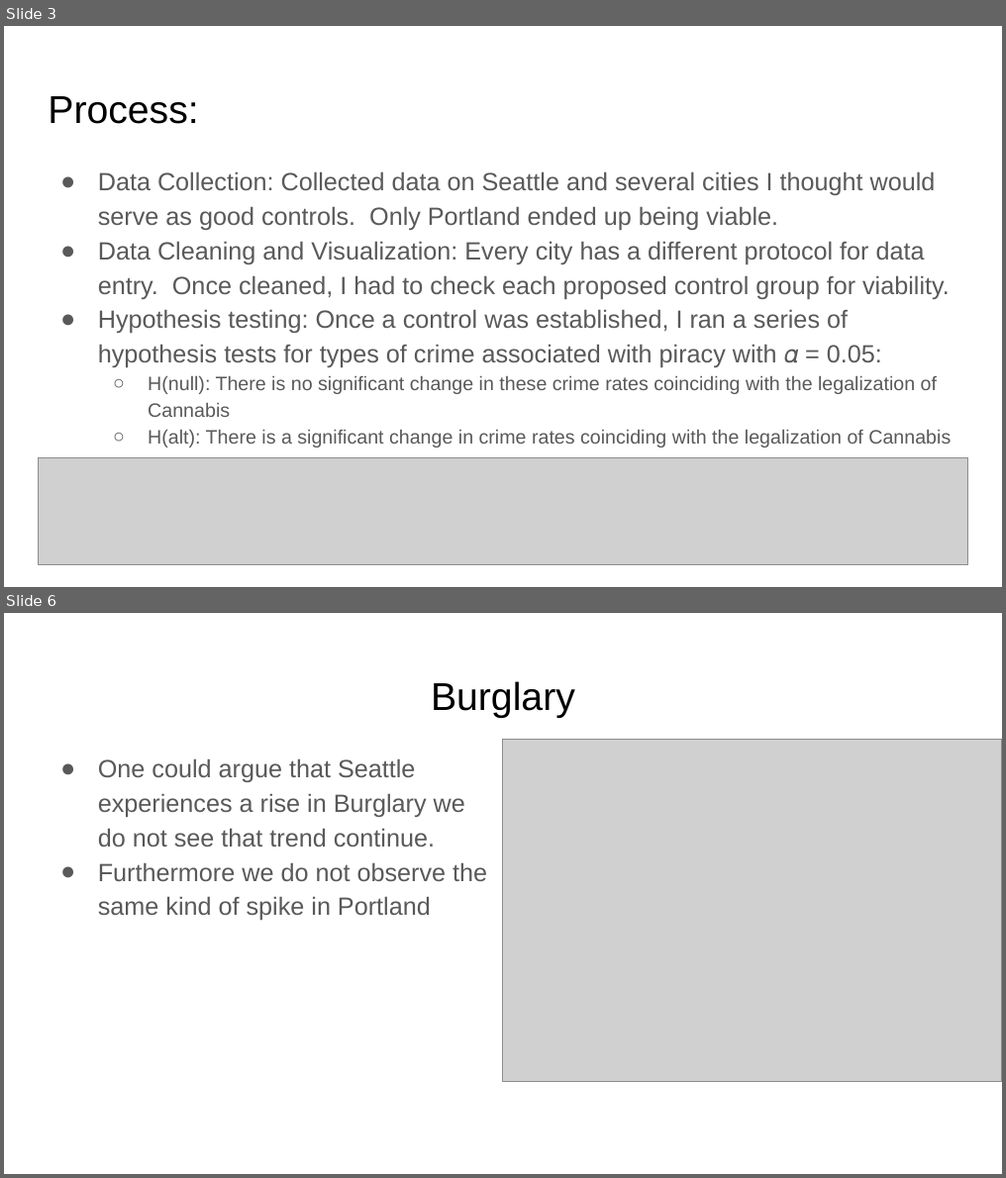
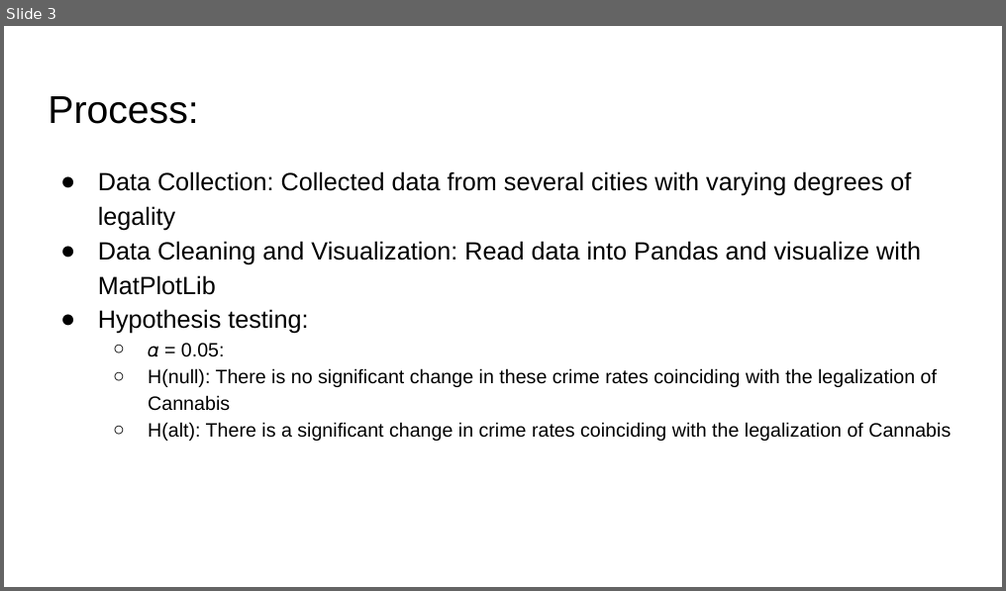
Before and after one commit to WhimsicalNose03/Cannabis-Cash-Crop-or-Crime-Boom-, a slide deck: Cannabis_ Cash Crop or Crime Boom_.pptx. Shown one above the other, each under a label of ours: slides 3 and 6 before the commit, slide 3 after it; the slides between them are not shown. The pictures are 1006x1178 and 1006x591 pixels, drawn with LibreOffice and Linux fonts; fonts in the diff are those of the drawing; grey boxes stand for pictures; background and template pictures are left out. Boxes give left, top, right and bottom in pixels: in the first picture for what was removed or moved away, otherwise in the second. Text is boxed around its words. In the diff, an @@ line names an element or a change of style, - is before the commit and + after.

```diff
--- a/Cannabis_ Cash Crop or Crime Boom_.pptx
+++ b/Cannabis_ Cash Crop or Crime Boom_.pptx
@@ slide 6 removed at (x1=4, y1=613, x2=1002, y2=1174), background #FFFFFF @@
@@ title removed at (x1=431, y1=681, x2=575, y2=718) @@
-Burglary
@@ text removed at (x1=98, y1=759, x2=487, y2=920) @@
-● One could argue that Seattle experiences a rise in Burglary we do not see that trend continue.
-● Furthermore we do not observe the same kind of spike in Portland
@@ picture removed at (x1=503, y1=739, x2=1002, y2=1082) @@
@@ slide 3 changed as well @@
@@ text at (x1=98, y1=172, x2=921, y2=358): text changed; text colour #595959 to #000000 @@
-● Data Collection: Collected data on Seattle and several cities I thought would serve as good controls. Only Portland ended up being viable.
-● Data Cleaning and Visualization: Every city has a different protocol for data entry. Once cleaned, I had to check each proposed control group for viability.
-● Hypothesis testing: Once a control was established, I ran a series of hypothesis tests for types of crime associated with piracy with 𝛼 = 0.05:
+● Data Collection: Collected data from several cities with varying degrees of legality
+● Data Cleaning and Visualization: Read data into Pandas and visualize with MatPlotLib
+● Hypothesis testing:
+  ○ 𝛼 = 0.05:
@@ text at (x1=148, y1=369, x2=950, y2=441): text colour #595959 to #000000 in "H(null): There is no significant change in ...", "H(alt): There is a significant change in ..."; bullet colour #595959 to #000000 @@
@@ picture removed at (x1=38, y1=458, x2=968, y2=565) @@
```
Also in this commit, not shown: 2 other slides changed, 3 slides added, 4 other slides removed.
